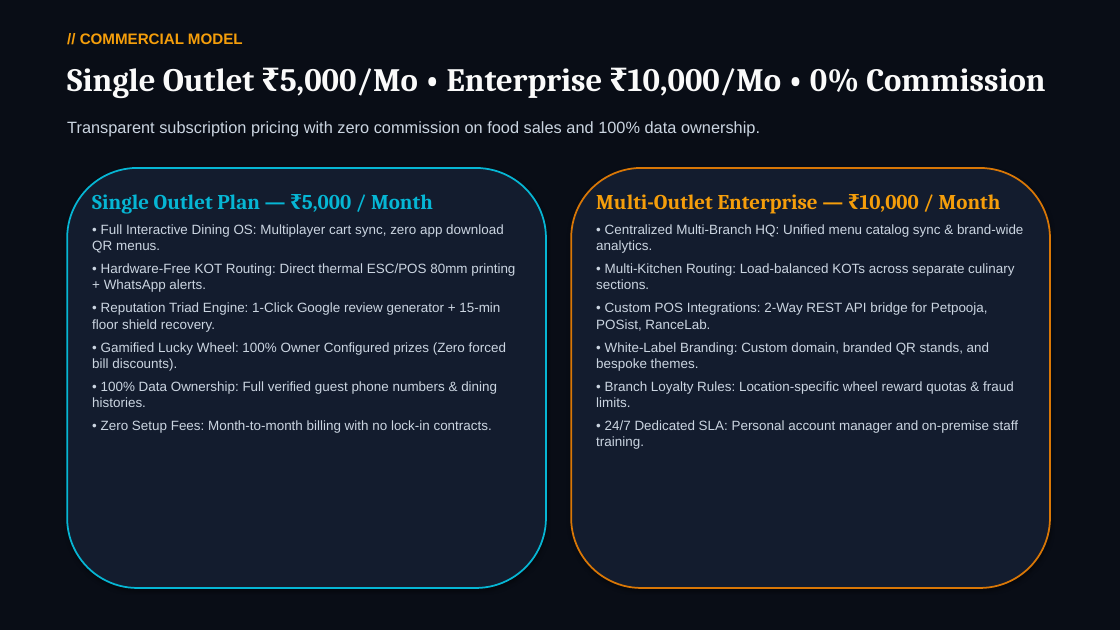
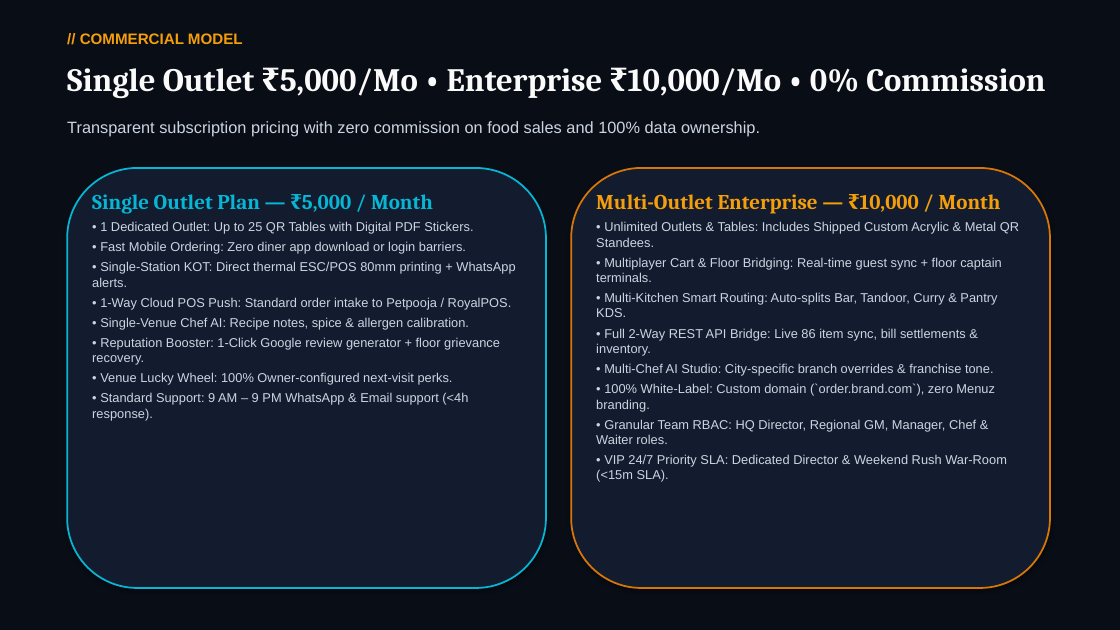
Before and after one commit to Stgtrgjrccx/menuz, a slide deck: slide 16 of public/menuz_executive_pitch_deck.pptx. Drawn at 1120x630 pixels with LibreOffice and Linux fonts; fonts in the diff are those of the drawing. Boxes give left, top, right and bottom in pixels: in the first picture for what was removed or moved away, otherwise in the second. Text is boxed around its words. In the diff, an @@ line names an element or a change of style, - is before the commit and + after.

Commit message:
feat: sharpen pricing plan differences with 10-point matrix, add admin auth lock, fix 404 routing, and resolve audit items

```diff
--- a/public/menuz_executive_pitch_deck.pptx
+++ b/public/menuz_executive_pitch_deck.pptx
@@ text at [92, 221, 515, 421]: text changed; size 11.5 to 11 pt @@
-• Full Interactive Dining OS: Multiplayer cart sync, zero app download QR menus.
-• Hardware-Free KOT Routing: Direct thermal ESC/POS 80mm printing + WhatsApp alerts.
-• Reputation Triad Engine: 1-Click Google review generator + 15-min floor shield recovery.
-• Gamified Lucky Wheel: 100% Owner Configured prizes (Zero forced bill discounts).
-• 100% Data Ownership: Full verified guest phone numbers & dining histories.
-• Zero Setup Fees: Month-to-month billing with no lock-in contracts.
+• 1 Dedicated Outlet: Up to 25 QR Tables with Digital PDF Stickers.
+• Fast Mobile Ordering: Zero diner app download or login barriers.
+• Single-Station KOT: Direct thermal ESC/POS 80mm printing + WhatsApp alerts.
+• 1-Way Cloud POS Push: Standard order intake to Petpooja / RoyalPOS.
+• Single-Venue Chef AI: Recipe notes, spice & allergen calibration.
+• Reputation Booster: 1-Click Google review generator + floor grievance recovery.
+• Venue Lucky Wheel: 100% Owner-configured next-visit perks.
+• Standard Support: 9 AM – 9 PM WhatsApp & Email support (<4h response).
@@ text at [596, 221, 1019, 482]: text changed; size 11.5 to 11 pt @@
-• Centralized Multi-Branch HQ: Unified menu catalog sync & brand-wide analytics.
-• Multi-Kitchen Routing: Load-balanced KOTs across separate culinary sections.
-• Custom POS Integrations: 2-Way REST API bridge for Petpooja, POSist, RanceLab.
-• White-Label Branding: Custom domain, branded QR stands, and bespoke themes.
-• Branch Loyalty Rules: Location-specific wheel reward quotas & fraud limits.
-• 24/7 Dedicated SLA: Personal account manager and on-premise staff training.
+• Unlimited Outlets & Tables: Includes Shipped Custom Acrylic & Metal QR Standees.
+• Multiplayer Cart & Floor Bridging: Real-time guest sync + floor captain terminals.
+• Multi-Kitchen Smart Routing: Auto-splits Bar, Tandoor, Curry & Pantry KDS.
+• Full 2-Way REST API Bridge: Live 86 item sync, bill settlements & inventory.
+• Multi-Chef AI Studio: City-specific branch overrides & franchise tone.
+• 100% White-Label: Custom domain (`order.brand.com`), zero Menuz branding.
+• Granular Team RBAC: HQ Director, Regional GM, Manager, Chef & Waiter roles.
+• VIP 24/7 Priority SLA: Dedicated Director & Weekend Rush War-Room (<15m SLA).
```
Also in this commit, not shown: 1 other slide changed, 15 other files.
